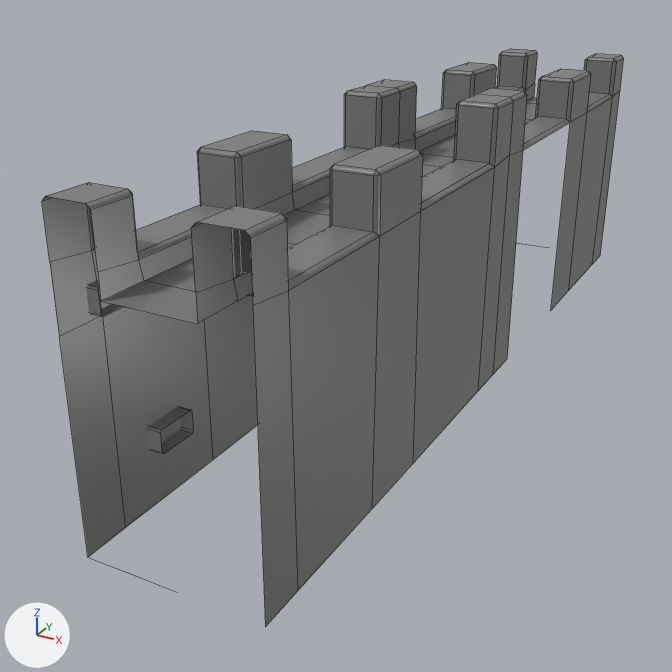
A saved change to the FBX model Assets/mesh/Castle_Wall.fbx.
Camera for both pictures: a camera (50 mm lens) standing at (3.32, -7.87, 3.97) and looking at (-0.59, -0.77, 0.42). Every picture has the same lights, and +X, +Y and +Z are marked at lower left. Mesh edges are drawn as thin lines.

Names of what the first picture shows: 'Куб.002'.
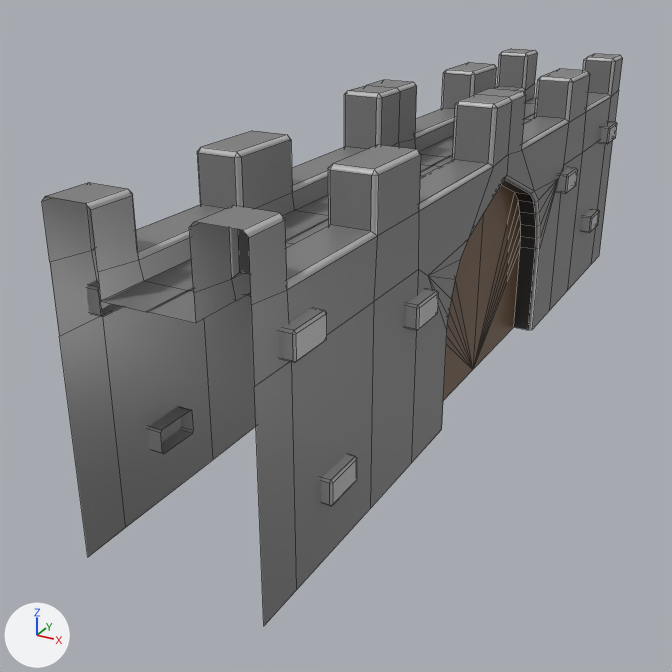
Changed parts and their boxes (x1, y1, x2, y2) in the pictures (672 x 672 px):
'Куб.002', reshaped: before (42, 49, 624, 627); after (42, 49, 623, 625)
part 1 of me_куб_007, added: after (558, 167, 578, 193)
part 2 of me_куб_007, added: after (582, 209, 600, 233)
part 3 of me_куб_007, added: after (406, 289, 438, 330)
part 4 of me_куб_007, added: after (321, 454, 357, 506)
part 5 of me_куб_007, added: after (280, 308, 327, 363)
part 6 of me_куб_007, added: after (600, 122, 617, 144)
part 7 of me_куб_007, added: after (149, 54, 623, 625)
part 8 of me_куб_007, cut back: before (101, 54, 624, 627); after (101, 98, 536, 312)
part 9 of me_куб_007, surface changed: (42, 50, 537, 259) in both

The change, as a list of edits to the scene's bpy script:
```text
Change me_куб_007:
    used by ob_куб_002; location = (0.0, 0.0, 0.0)
    remove me_куб_007.from_pydata(...)  # 419 vertices, 393 faces; spans x -0.82..0.73, y -4.07..4.07, z 0.0..2.64
    add me_куб_007.from_pydata(...)  # 608 vertices, 564 faces; spans x -0.82..0.82, y -4.07..4.07, z 0.0..2.64
    me_куб_007 part 1: the loose piece of 20 vertices spanning x -0.82..-0.62, y 1.73..2.1, z 1.4..1.6 is copied, and the copy is mirrored in x about the mesh origin; it spans x 0.62..0.82, y 1.73..2.1, z 1.4..1.6
    me_куб_007 part 2: the loose piece of 20 vertices spanning x -0.82..-0.62, y 3.0..3.37, z 0.61..0.81 is copied, and the copy is mirrored in x about the mesh origin; it spans x 0.62..0.82, y 3.0..3.37, z 0.61..0.81
    me_куб_007 part 3: the loose piece of 20 vertices spanning x -0.82..-0.62, y -2.07..-1.7, z 1.25..1.45 is copied, and the copy is mirrored in x about the mesh origin; it spans x 0.62..0.82, y -2.07..-1.7, z 1.25..1.45
    me_куб_007 part 4: the loose piece of 20 vertices spanning x -0.8..-0.6, y -3.35..-2.97, z 0.47..0.67 is copied, and the copy is mirrored in x about the mesh origin; it spans x 0.6..0.8, y -3.35..-2.97, z 0.47..0.67
    me_куб_007 part 5: the loose piece of 20 vertices spanning x -0.82..-0.62, y -3.8..-3.42, z 1.71..1.91 is copied, and the copy is mirrored in x about the mesh origin; it spans x 0.62..0.82, y -3.8..-3.42, z 1.71..1.91
    me_куб_007 part 6: the loose piece of 20 vertices spanning x -0.82..-0.62, y 3.39..3.77, z 1.61..1.81 is copied, and the copy is mirrored in x about the mesh origin; it spans x 0.62..0.82, y 3.39..3.77, z 1.61..1.81
    me_куб_007 part 7: a new loose piece of 184 vertices spanning x -0.01..0.72, y -4.07..4.07, z 0.0..2.64, in mat_материал (picture img_naturepacklite_texture_01_png)
    me_куб_007 part 8
    126 vertices are removed from x -0.34..0.73, y -4.07..4.07, z 0.0..2.64
    121 faces are deleted
    11 new vertices lie (0.35, 0.0, 0.0) away from vertices in x -0.34, y -4.07..4.07, z 1.96
    10 new faces join them
    me_куб_007 part 9: 60 kept faces spanning x -0.72..-0.34, y -4.07..4.07, z 2.11..2.64 get new texture (UV) coordinates
```
